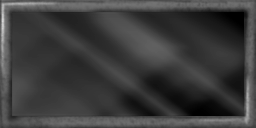
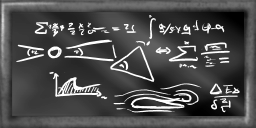
Layered file, before and after one edit (256 x 128). Changes by layer:
added layer "New Layer" above "Background" over [left=16, top=15, right=240, bottom=113]
